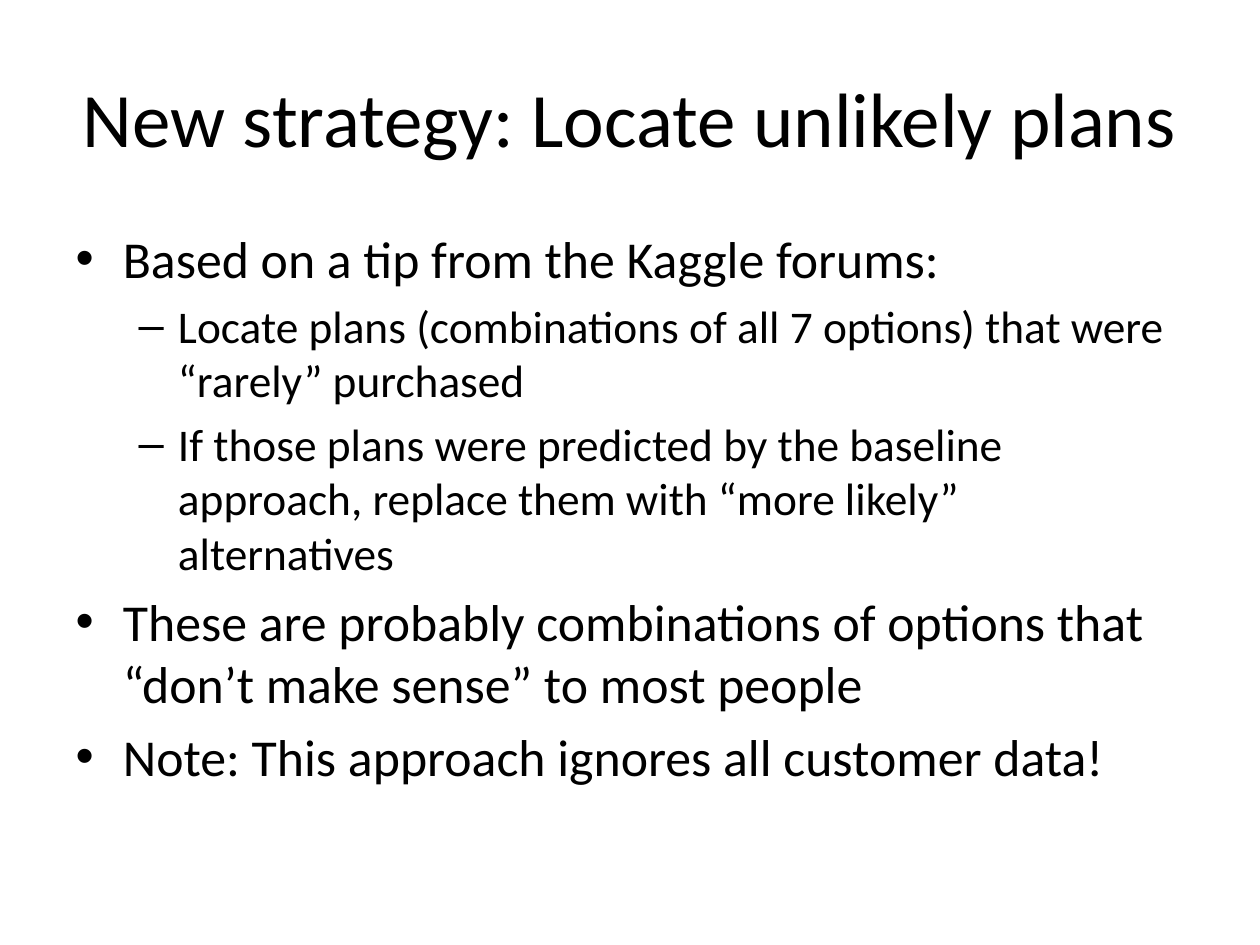
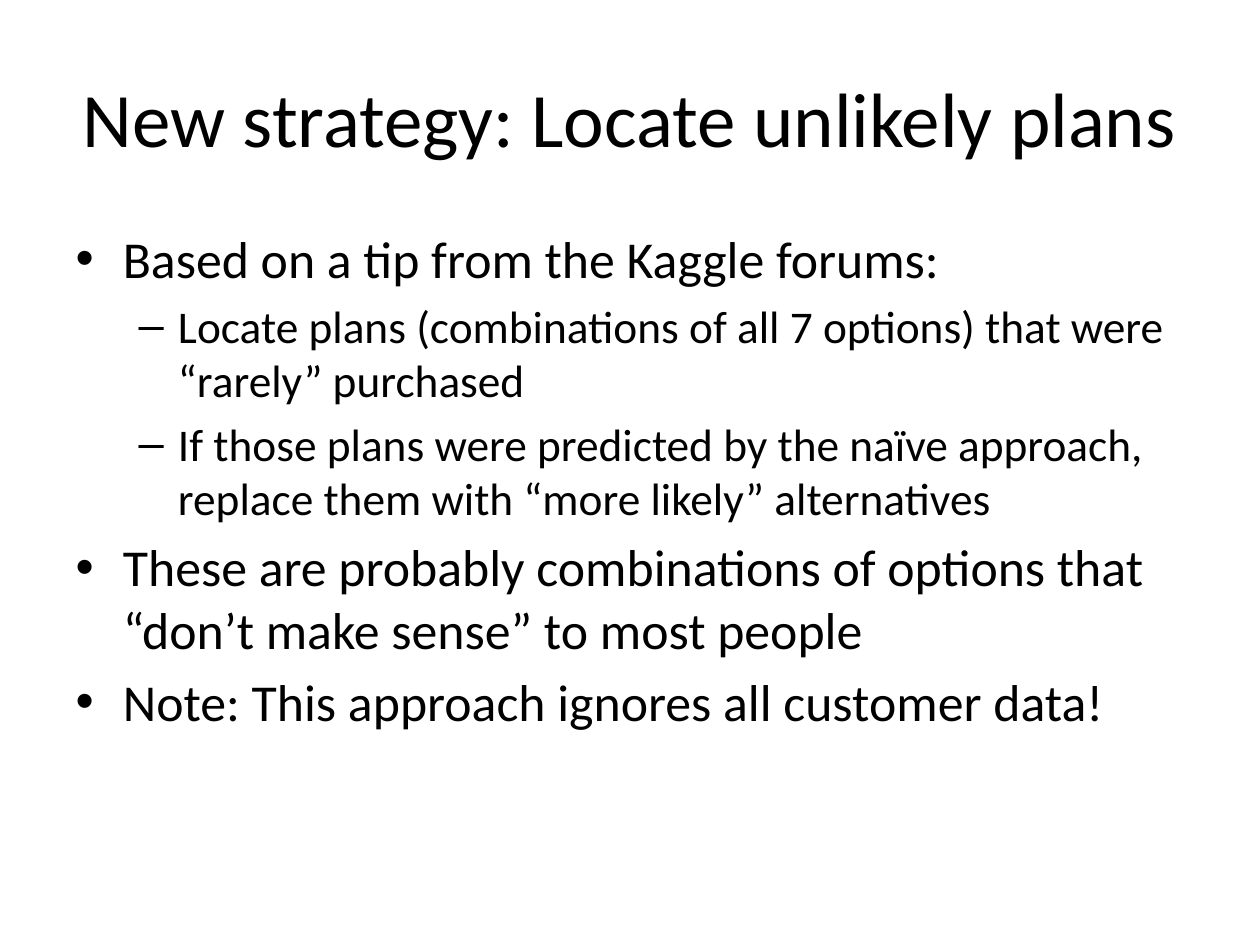
Before and after one commit to justmarkham/kaggle-allstate, a slide deck: slide 29 of allstate-presentation.pptx. Drawn at 1260x945 pixels with LibreOffice and Linux fonts; fonts in the diff are those of the drawing. Boxes give left, top, right and bottom in pixels: in the first picture for what was removed or moved away, otherwise in the second. Text is boxed around its words. In the diff, an @@ line names an element or a change of style, - is before the commit and + after.

```diff
--- a/allstate-presentation.pptx
+++ b/allstate-presentation.pptx
@@ text at [178,429,1142,523]: text changed @@
-  – If those plans were predicted by the baseline approach, replace them with “more likely” alternatives
+  – If those plans were predicted by the naïve approach, replace them with “more likely” alternatives
```
Also in this commit, not shown: 2 other slides changed, 1 other file.
